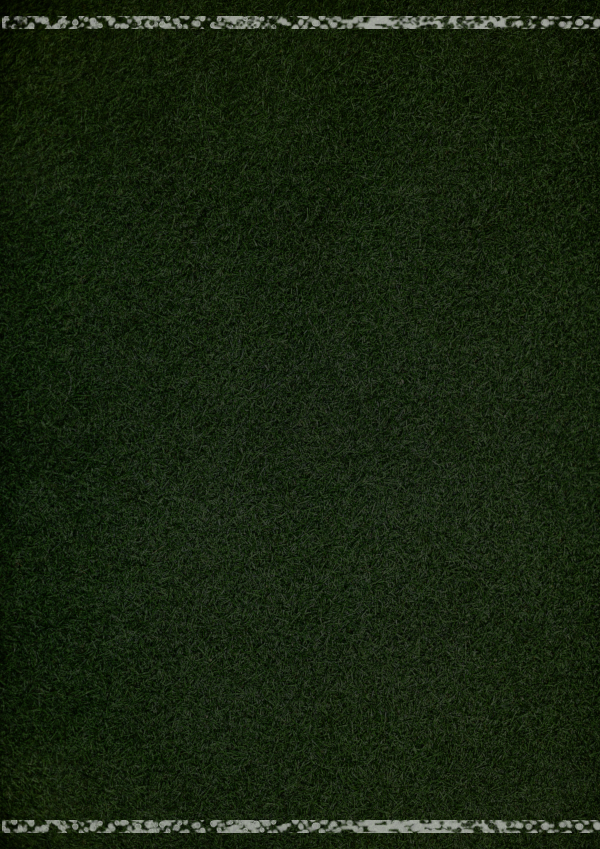
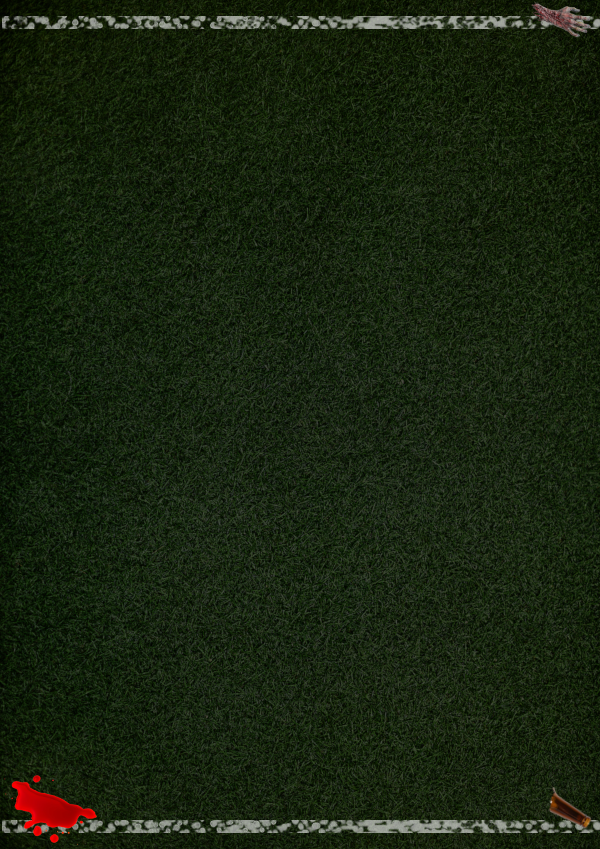
Two versions of the same layered image (600x849). Layer-by-layer changes:
added layer "Brazo" above "Copia de Captura_desde_2026-04-27_00-08-49-removebg-preview (1).png" over [531, 1, 591, 37]
added layer "Copia de Captura_desde_2026-04-27_00-08-49-removebg-preview (1).png" above "Sangre" over [548, 786, 592, 829]
added layer "Sangre" above "Raaya arriba" over [4, 775, 97, 845]
